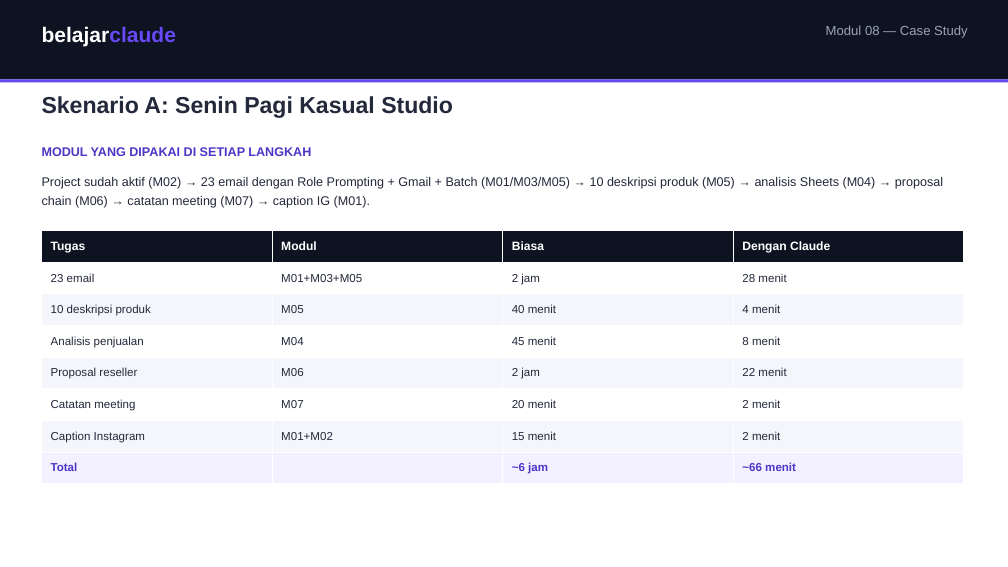
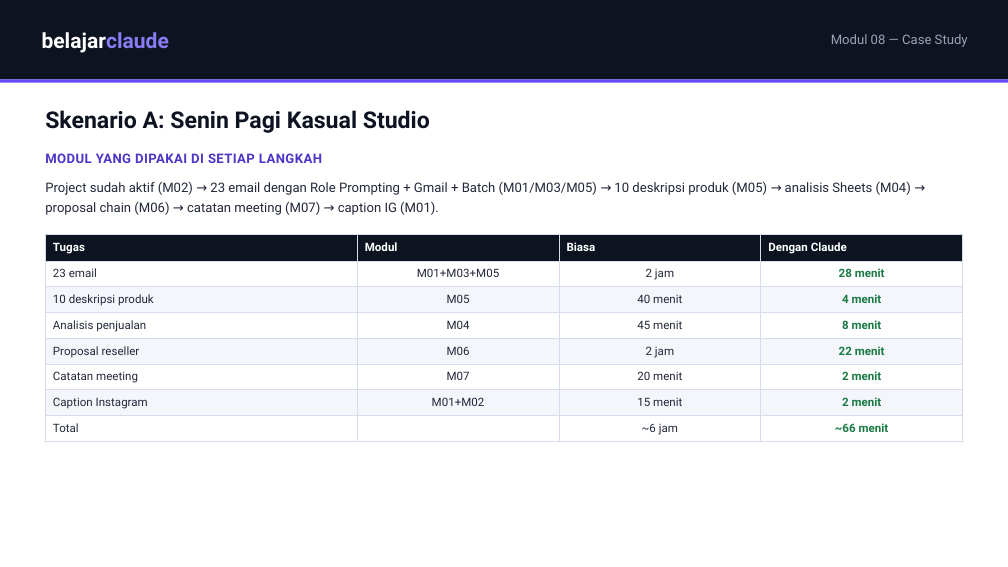
Before and after one commit to juliautomo/belajar-claude, a slide deck: slide 3 of K2-Produktivitas/M08-Case-Study/K2-M08-Case-Study.pptx. Drawn at 1008x567 pixels with LibreOffice and Linux fonts; fonts in the diff are those of the drawing. Boxes give left, top, right and bottom in pixels: in the first picture for what was removed or moved away, otherwise in the second. Text is boxed around its words. In the diff, an @@ line names an element or a change of style, - is before the commit and + after.

```diff
--- a/K2-Produktivitas/M08-Case-Study/K2-M08-Case-Study.pptx
+++ b/K2-Produktivitas/M08-Case-Study/K2-M08-Case-Study.pptx
@@ text "belajarclaude" at [42,32,169,53]: font Arial to Roboto; text colour #6849F6 to #8B7CF6 in "belajarclaude"; vertical alignment top to middle @@
@@ text "Modul 08 — Case Study": place and size @@
-text "Modul 08 — Case Study" at [826,25,967,38]
+text "Modul 08 — Case Study" at [831,34,968,47]
@@ text "Modul 08 — Case Study" at [831,34,968,47]: font Arial to Roboto; vertical alignment top to middle @@
@@ text "Skenario A: Senin Pagi Kasual ...": place and size @@
-text "Skenario A: Senin Pagi Kasual ..." at [42,96,453,118]
+text "Skenario A: Senin Pagi Kasual ..." at [45,110,430,133]
@@ text "Skenario A: Senin Pagi Kasual ..." at [45,110,430,133]: font Arial to Roboto, text colour #23283A to #0D1321; vertical alignment top to middle @@
@@ text "MODUL YANG DIPAKAI DI SETIAP ..." at [45,153,322,163]: size 12 to 12.5 pt, font Arial to Roboto, letter spacing 0 to 0.4 pt; vertical alignment top to middle @@
@@ text "Project sudah aktif (M02) → ..." at [45,181,911,215]: size 12 to 12.5 pt, font Arial to Roboto; line spacing 1.25 to 1.28 @@
@@ table at [45,234,963,439] @@
@@ fill #F3F0FF to #FFFFFF in row 8 @@
@@ size 11.5 to 11 pt in "Tugas", "Modul", "Biasa", "Dengan Claude" @@
@@ font Arial to Roboto @@
@@ text colour #23283A to #1A7A44, bold on in "28 menit", "4 menit", "8 menit", "22 menit" and 2 more places @@
@@ text colour #4B36C7 to #23283A, bold off in "Total", "~6 jam" @@
@@ text colour #4B36C7 to #1A7A44 in "~66 menit" @@
@@ alignment left to centre @@
@@ borders changed @@
```
Also in this commit, not shown: 4 other slides changed, 8 other files.
